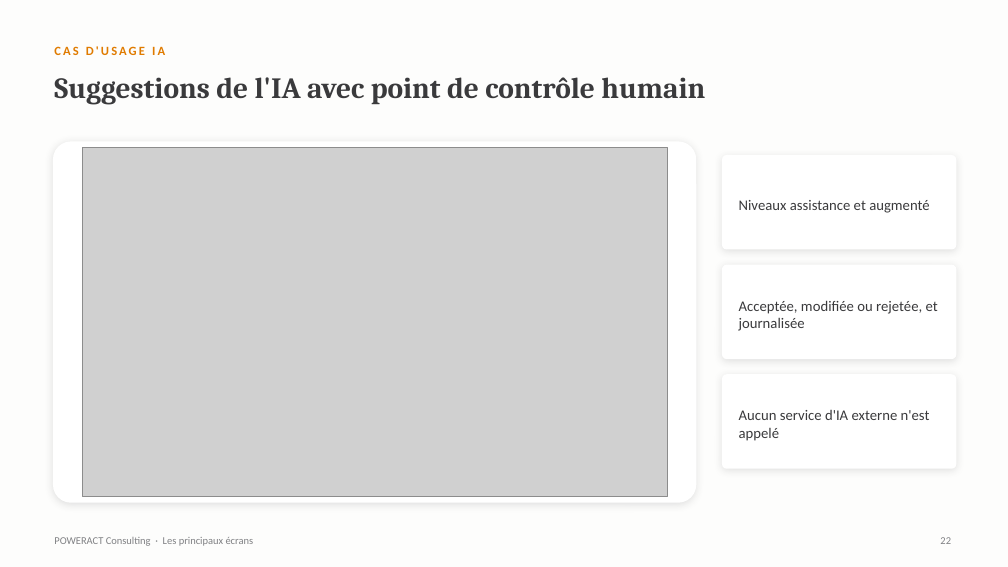
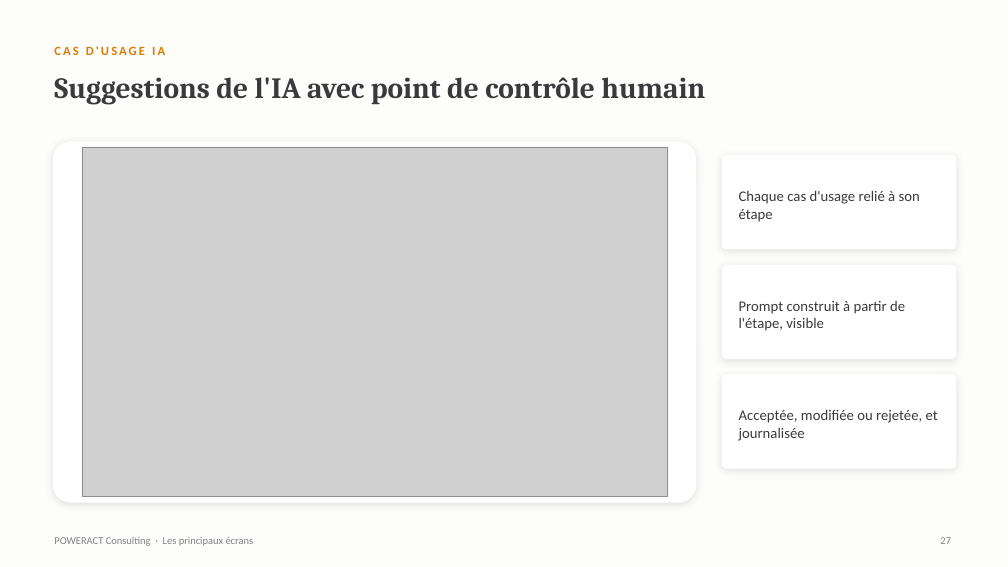
Before and after one commit to mbenhima/scm-process-register, a slide deck: slide 27 of DynamicMS/deliverables/DynamicMS_Presentation_FR.pptx (slide 22 before the commit). Drawn at 1008x567 pixels with LibreOffice and Linux fonts; fonts in the diff are those of the drawing; grey boxes stand for pictures. Boxes give left, top, right and bottom in pixels: in the first picture for what was removed or moved away, otherwise in the second. Text is boxed around its words. In the diff, an @@ line names an element or a change of style, - is before the commit and + after.

```diff
--- a/DynamicMS/deliverables/DynamicMS_Presentation_FR.pptx
+++ b/DynamicMS/deliverables/DynamicMS_Presentation_FR.pptx
@@ text at (739,190,920,222): text changed @@
-Niveaux assistance et augmenté
+Chaque cas d'usage relié à son étape
@@ text at (739,301,905,331): text changed @@
-Acceptée, modifiée ou rejetée, et journalisée
+Prompt construit à partir de l'étape, visible
@@ text at (739,409,938,441): text changed @@
-Aucun service d'IA externe n'est appelé
+Acceptée, modifiée ou rejetée, et journalisée
```
Also in this commit, not shown: 47 other slides changed, 6 slides added, 19 other files.
